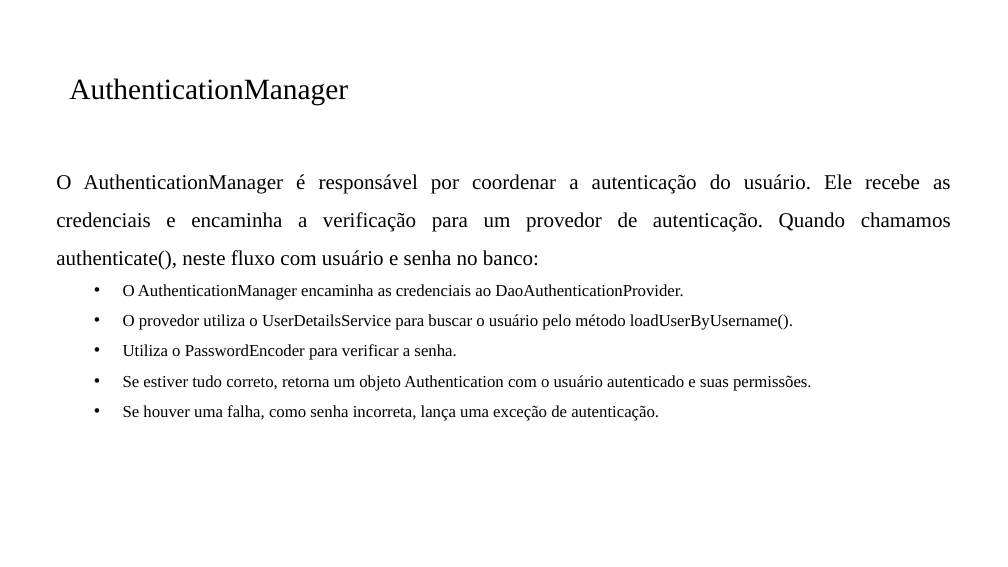
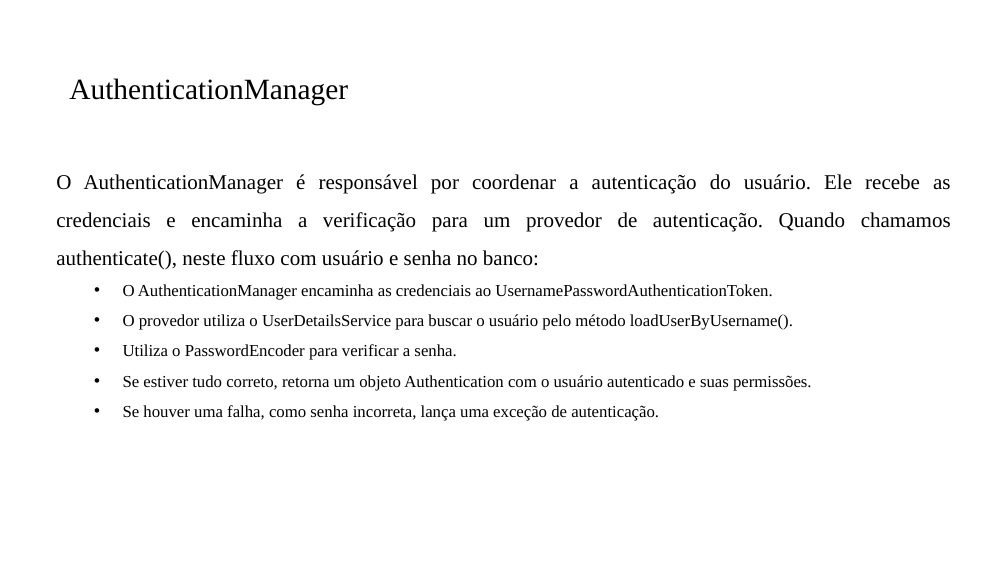
Before and after one commit to PedroMiho/UMC, a slide deck: slide 18 of engenharia-software/software-corporativo/boas-praticas/aula-06-spring-security/spring-security.pptx. Drawn at 1008x567 pixels with LibreOffice and Linux fonts; fonts in the diff are those of the drawing; background and template pictures are left out. Boxes give left, top, right and bottom in pixels: in the first picture for what was removed or moved away, otherwise in the second. Text is boxed around its words. In the diff, an @@ line names an element or a change of style, - is before the commit and + after.

```diff
--- a/engenharia-software/software-corporativo/boas-praticas/aula-06-spring-security/spring-security.pptx
+++ b/engenharia-software/software-corporativo/boas-praticas/aula-06-spring-security/spring-security.pptx
@@ text at <box>123,284,772,300</box>: text changed @@
-  • O AuthenticationManager encaminha as credenciais ao DaoAuthenticationProvider.
+  • O AuthenticationManager encaminha as credenciais ao UsernamePasswordAuthenticationToken.
```
Also in this commit, not shown: 5 slides added, 3 other files.
